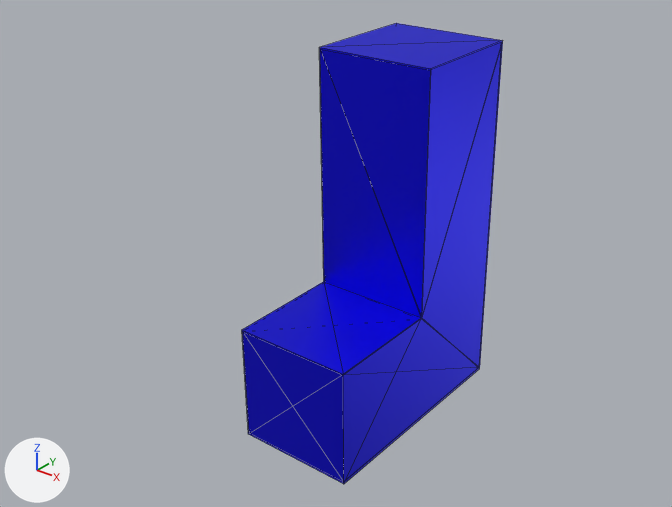
What one commit did to the glTF model assets/JTrimino.glb.
Before and after are seen from a 50 mm lens placed at (7.94, -11.83, 6.31), pointed at (-1.27, -0.31, -0.83). The axes (+X, +Y, +Z) are drawn at lower left. The lights are the same throughout. Mesh edges are drawn as thin lines. Where no turn or scale is listed for an object, it has been applied to the vertices. Vertices at the same position are counted once.

The scene before the commit, as lines of its bpy script (objects in view):
```python
me_cube_005 = bpy.data.meshes.new('Cube.005')
me_cube_005.from_pydata(...)  # 24 vertices, 40 faces; spans x -1.0..1.0, y -2.98..1.05, z -3.05..3.02
me_cube_005.materials.append(mat_material_001)
ob_cube = bpy.data.objects.new('Cube', me_cube_005)
ob_cube.location = (0.0, 0.0, 0.0)
```
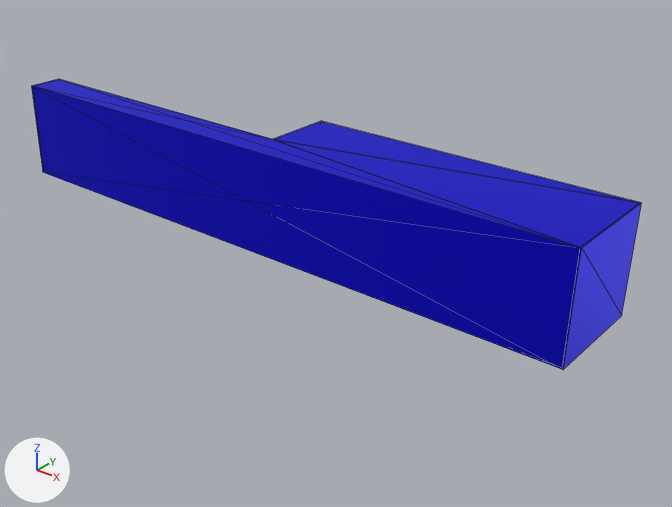
Where the newer file only moved an object's origin or applied its transform, the numbers keep the older frame.

What differs and where, as boxes [x1, y1, x2, y2] in the pictures (672 x 507 px):
'Cube', reshaped (134% wider, 37% shorter): before [242, 23, 503, 484]; after [31, 79, 642, 370]

The change, as a diff of the scene's bpy script:
```diff
--- a/assets/JTrimino.glb.py
+++ b/assets/JTrimino.glb.py
@@ me_cube_005 @@
 me_cube_005.from_pydata(...)  # 24 vertices, 40 faces; spans x -1.0..1.0, y -2.98..1.05, z -3.05..3.02
 # used by ob_cube; location = (0.0, 0.0, 0.0)
-me_cube_005.vertices[0].co = (1.0, -2.95, -3.05)  # pixel (343, 484)
-me_cube_005.vertices[1].co = (-1.0, 1.05, -2.98)
-me_cube_005.vertices[2].co = (1.0, 1.05, -2.98)  # pixel (479, 368)
-me_cube_005.vertices[3].co = (-1.0, -2.95, -3.05)  # pixel (248, 434)
-me_cube_005.vertices[4].co = (-1.0, 0.95, 3.02)  # pixel (396, 23)
-me_cube_005.vertices[5].co = (1.0, 0.95, 3.02)  # pixel (502, 40)
-me_cube_005.vertices[6].co = (-1.0, -2.98, -1.05)  # pixel (241, 329)
-me_cube_005.vertices[7].co = (-1.0, -0.98, -1.02)  # pixel (323, 281)
-me_cube_005.vertices[8].co = (-1.0, -1.05, 2.98)  # pixel (319, 47)
-me_cube_005.vertices[9].co = (1.0, -1.05, 2.98)  # pixel (430, 68)
-me_cube_005.vertices[10].co = (1.0, -0.98, -1.01)  # pixel (421, 317)
-me_cube_005.vertices[11].co = (1.0, -2.98, -1.04)  # pixel (343, 374)
-me_cube_005.vertices[12].co = (-0.99, -2.94, -3.02)  # pixel (249, 432)
-me_cube_005.vertices[13].co = (0.99, 1.04, -2.95)  # pixel (479, 367)
-me_cube_005.vertices[14].co = (-0.99, 1.04, -2.95)
-me_cube_005.vertices[15].co = (0.99, -2.94, -3.02)  # pixel (343, 481)
-me_cube_005.vertices[16].co = (0.99, 0.94, 2.98)  # pixel (501, 42)
-me_cube_005.vertices[17].co = (-0.99, 0.94, 2.98)
-me_cube_005.vertices[18].co = (-0.99, -0.97, -1.05)
-me_cube_005.vertices[19].co = (-0.99, -2.97, -1.08)  # pixel (242, 331)
-me_cube_005.vertices[20].co = (-0.99, -1.04, 2.95)  # pixel (320, 49)
-me_cube_005.vertices[21].co = (0.99, -1.04, 2.95)  # pixel (430, 70)
-me_cube_005.vertices[22].co = (0.99, -0.97, -1.04)  # pixel (421, 318)
-me_cube_005.vertices[23].co = (0.99, -2.97, -1.07)  # pixel (343, 375)
+# me_cube_005 part 1
+me_cube_005.vertices[0].co = (-8.9, -0.94, 0.99)  # pixel (31, 85)
+me_cube_005.vertices[1].co = (3.45, -1.02, -0.98)  # pixel (563, 369)
+me_cube_005.vertices[2].co = (3.49, -1.02, 0.96)  # pixel (581, 247)
+me_cube_005.vertices[3].co = (-8.94, -0.94, -0.95)  # pixel (42, 172)
+me_cube_005.vertices[4].co = (3.46, 0.98, -0.98)  # pixel (621, 315)
+me_cube_005.vertices[5].co = (3.5, 0.98, 0.96)  # pixel (641, 202)
+me_cube_005.vertices[6].co = (-8.94, -0.27, -0.95)
+me_cube_005.vertices[7].co = (-2.74, -0.31, -0.96)
+me_cube_005.vertices[8].co = (-2.73, 1.02, -0.96)
+me_cube_005.vertices[9].co = (-2.69, 1.02, 0.98)  # pixel (321, 120)
+me_cube_005.vertices[10].co = (-2.7, -0.31, 0.98)  # pixel (272, 139)
+me_cube_005.vertices[11].co = (-8.89, -0.27, 0.99)  # pixel (58, 78)
+me_cube_005.vertices[12].co = (-8.91, -0.93, -0.94)  # pixel (44, 172)
+me_cube_005.vertices[13].co = (3.46, -1.01, 0.95)  # pixel (579, 247)
+me_cube_005.vertices[14].co = (3.42, -1.01, -0.97)  # pixel (561, 368)
+me_cube_005.vertices[15].co = (-8.87, -0.93, 0.98)  # pixel (32, 86)
+me_cube_005.vertices[16].co = (3.47, 0.97, 0.95)  # pixel (639, 203)
+me_cube_005.vertices[17].co = (3.43, 0.97, -0.97)
+me_cube_005.vertices[18].co = (-2.71, -0.32, -0.95)
+me_cube_005.vertices[19].co = (-8.91, -0.28, -0.94)
+me_cube_005.vertices[20].co = (-2.7, 1.01, -0.95)
+me_cube_005.vertices[21].co = (-2.66, 1.01, 0.97)  # pixel (321, 121)
+me_cube_005.vertices[22].co = (-2.67, -0.32, 0.97)  # pixel (273, 140)
+me_cube_005.vertices[23].co = (-8.86, -0.28, 0.98)  # pixel (58, 79)
 me_cube_005.materials.append(mat_material_001)
```
